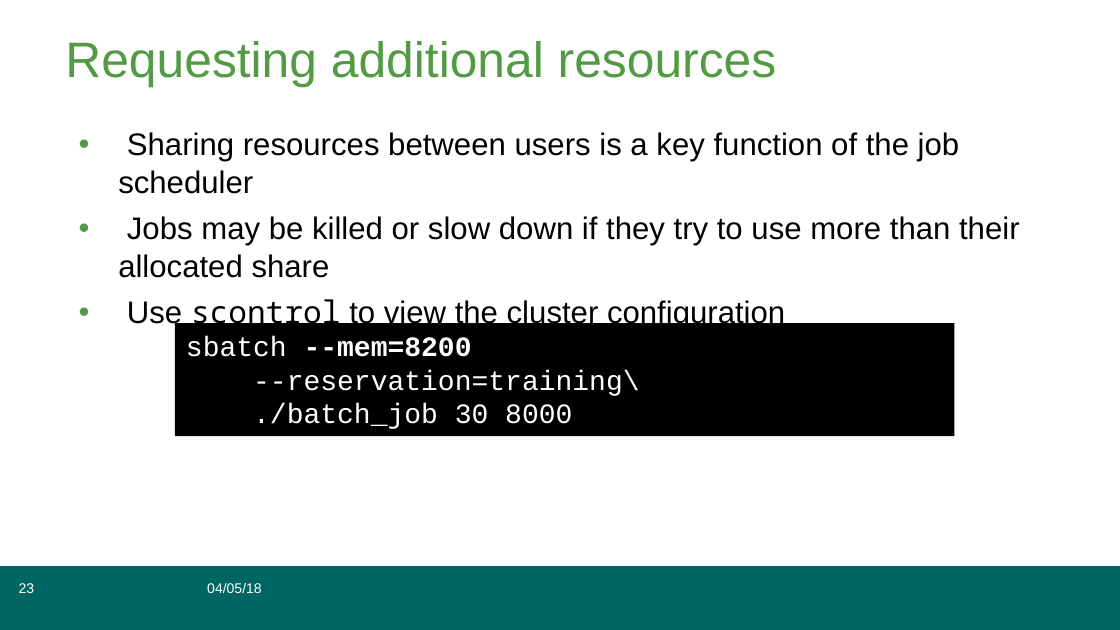
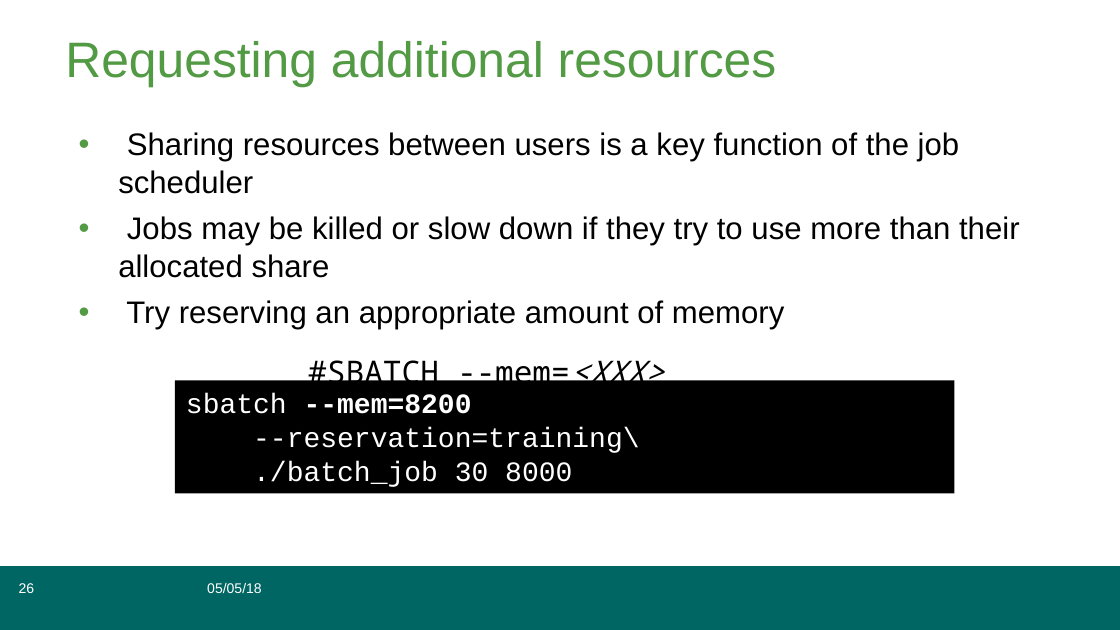
Before and after one commit to grimbough/embl_hpc, a slide deck: slide 26 of cluster_training2018.odp (slide 23 before the commit). Drawn at 1120x630 pixels with LibreOffice and Linux fonts; fonts in the diff are those of the drawing. Boxes give left, top, right and bottom in pixels: in the first picture for what was removed or moved away, otherwise in the second. Text is boxed around its words. In the diff, an @@ line names an element or a change of style, - is before the commit and + after.

```diff
--- a/cluster_training2018.odp
+++ b/cluster_training2018.odp
@@ text at (126, 300, 785, 330): text changed @@
-• Use scontrol to view the cluster configuration
+• Try reserving an appropriate amount of memory
+#SBATCH --mem=<XXX>
@@ rectangle "sbatch --mem=8200 --reservation=training\": place and size @@
-rectangle "sbatch --mem=8200 --reservation=training\" at (175, 324, 954, 437)
+rectangle "sbatch --mem=8200 --reservation=training\" at (175, 381, 954, 494)
@@ page number at (19, 583, 35, 593): text changed @@
-23
+26
@@ text in free at (207, 583, 261, 593): text changed @@
-04/05/18
+05/05/18
```
Also in this commit, not shown: 74 other slides changed, 6 slides added, 5 slides removed, 4 other files.
